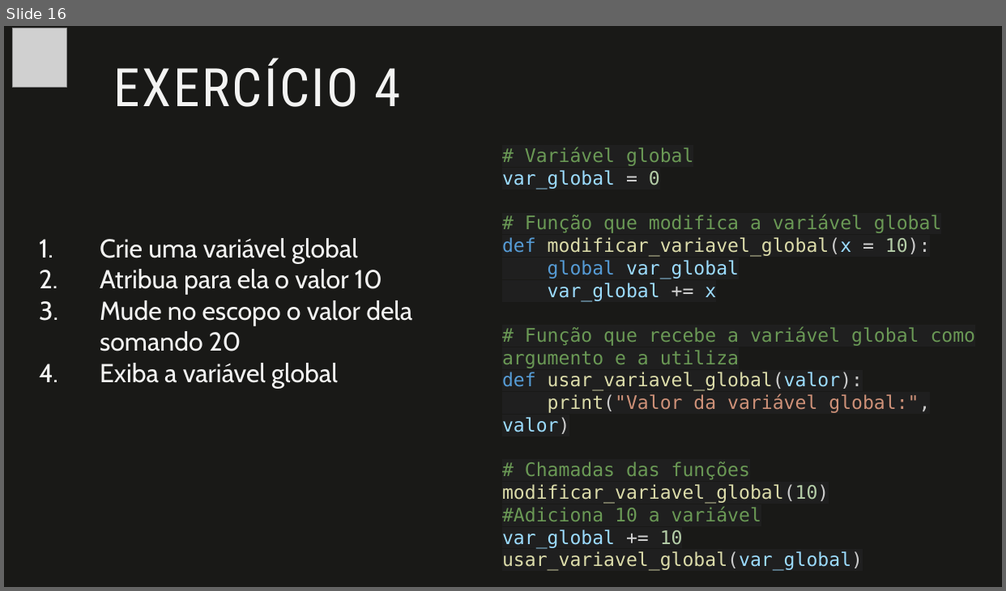
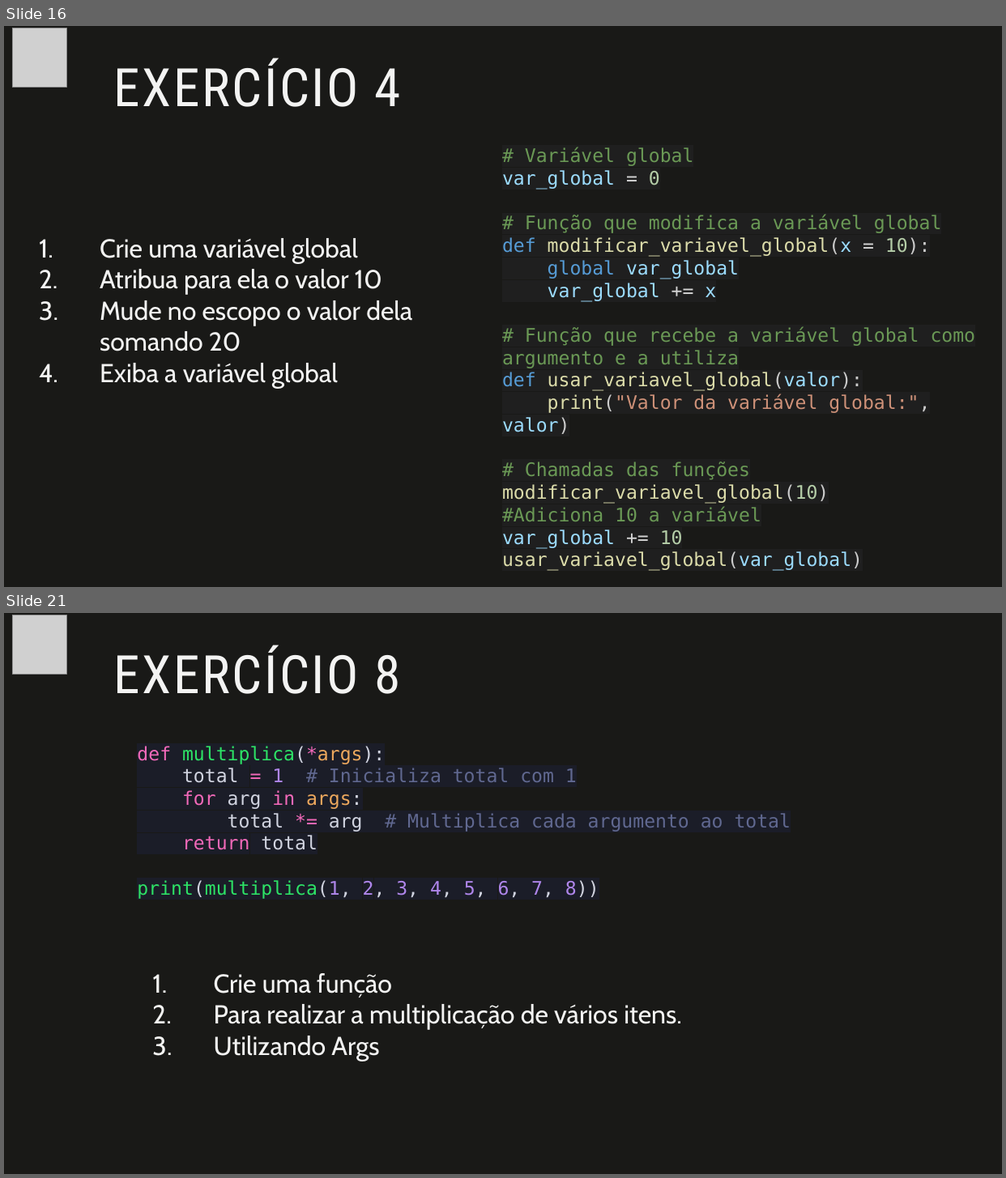
Before and after one commit to fabio-sudo/PythonCurso, a slide deck: Python_Dev/Python Intermediário/Material Python/1- Funções em Python.pptx. Shown one above the other, each under a label of ours: slide 16 before the commit, slides 16 and 21 after it; the slides between them are not shown. The pictures are 1006x591 and 1006x1178 pixels, drawn with LibreOffice and Linux fonts; fonts in the diff are those of the drawing; grey boxes stand for pictures. Boxes give left, top, right and bottom in pixels: in the first picture for what was removed or moved away, otherwise in the second. Text is boxed around its words. In the diff, an @@ line names an element or a change of style, - is before the commit and + after.

```diff
--- a/Python_Dev/Python Intermediário/Material Python/1- Funções em Python.pptx
+++ b/Python_Dev/Python Intermediário/Material Python/1- Funções em Python.pptx
@@ slide 21 added at [4,613,1002,1174], background #191917 @@
@@ picture added at [12,615,66,674] @@
@@ title added at [114,645,401,694], 51 pt, text #F3F3F2 @@
+EXERCÍCIO 8
@@ text added at [137,746,791,899], 18 pt, text #606890 @@
+def multiplica(*args):
+total = 1 # Inicializa total com 1
+for arg in args:
+total *= arg # Multiplica cada argumento ao total
+return total
+print(multiplica(1, 2, 3, 4, 5, 6, 7, 8))
@@ text added at [214,973,682,1061], 25 pt, text #F3F3F2 @@
+1. Crie uma função
+2. Para realizar a multiplicação de vários itens.
+3. Utilizando Args
```
Also in this commit, not shown: 4 other slides added, 3 other files.
